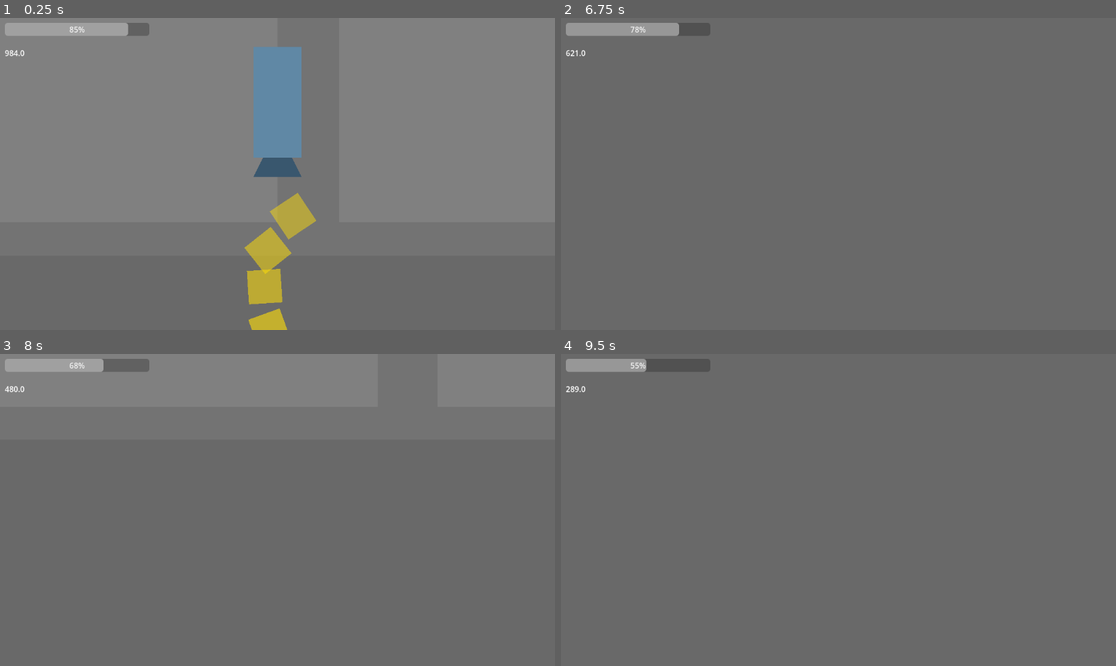
Above: before the commit, frames 1-4 (two rows, left to right).
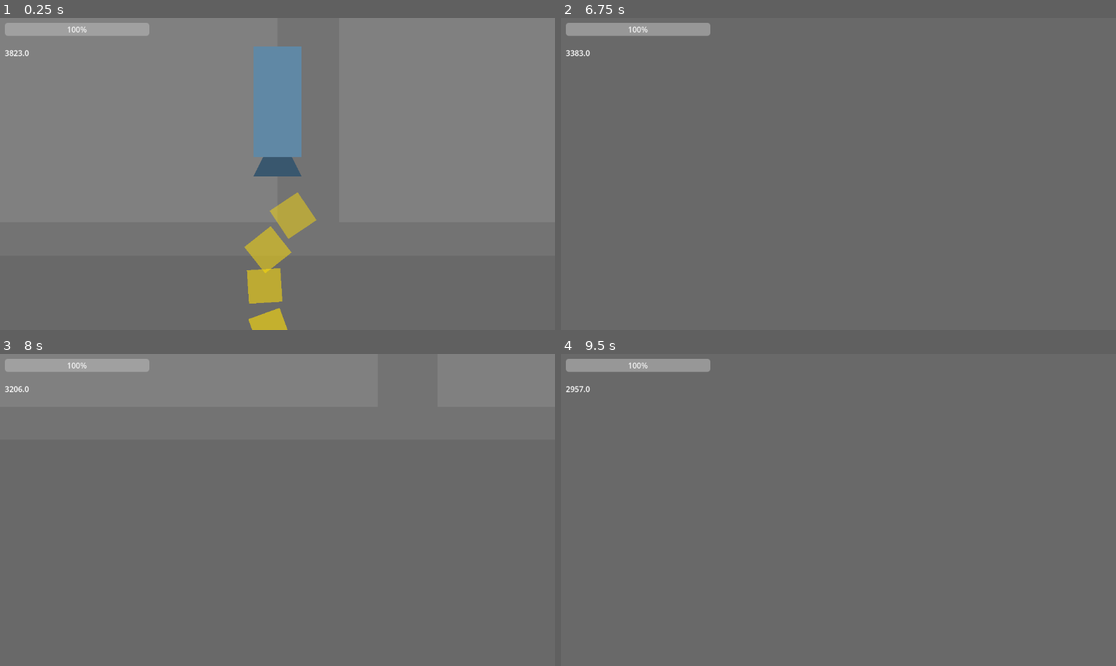
Above: after the commit, the same moments.

Repository: NattHerman/control
Game: Godot game, scene res://main.tscn
Same seed, same stepped clock (60 frames per second), same inputs: the game is played once before the commit and once after it. The engine's default icon, where the game draws it, is replaced by a stand-in: a white triangle on a blue panel in a dark square.
Inputs (mouse positions are in pixels of both pictures, inside the frame that each line leads up to):
- Up to frame 1 (0.25 s): no input
- Up to frame 2 (6.75 s): move the mouse to (960, 158) at 0.52 s; hold D (pan_right) 0.53-1.28 s; hold Shift (pan_speed_increase) 0.53-1.28 s; move the mouse to (727, 189) at 1.27 s; hold S (pan_down) 1.28-2.03 s; tap Mouse wheel up (zoom_in) at 1.35, 5.85 s; move the mouse to (894, 105) at 2.02 s; hold D (pan_right) 2.03-2.78 s; hold Mouse wheel down (zoom_out) 2.03-2.78 s; tap Enter at 2.75, 5 s; move the mouse to (810, 236) at 2.77 s; hold W (pan_up) 2.78-3.53 s; tap Shift (pan_speed_increase) at 2.85 s; move the mouse to (1005, 220) at 3.52 s; hold Mouse wheel up (zoom_in) 3.53-4.28 s; hold A (pan_left) 3.53-5.03 s; tap Space at 4.25 s; move the mouse to (672, 127) at 4.27 s; tap Mouse wheel down (zoom_out) at 4.35 s; move the mouse to (866, 174) at 5.02 s; hold S (pan_down) 5.03-5.78 s; hold Shift (pan_speed_increase) 5.03-5.78 s; move the mouse to (755, 96) at 5.77 s; hold D (pan_right) 5.78-6.53 s; move the mouse to (960, 158) at 6.52 s; hold W (pan_up) from 6.53 s (still down); hold Mouse wheel down (zoom_out) from 6.53 s (still down)
- Up to frame 3 (8 s): tap Space at 7.25 s; move the mouse to (166, 525) at 7.27 s; release W (pan_up) at 7.28 s; release Mouse wheel down (zoom_out) at 7.28 s; hold D (pan_right) from 7.28 s (still down); tap Shift (pan_speed_increase) at 7.35 s
- Up to frame 4 (9.5 s): tap Enter at 8 s; move the mouse to (894, 441) at 8.02 s; release D (pan_right) at 8.03 s; hold S (pan_down) 8.03-8.78 s; hold Mouse wheel up (zoom_in) 8.03-8.78 s; tap Space at 8.75 s; move the mouse to (810, 572) at 8.77 s; hold A (pan_left) from 8.78 s (still down); tap Mouse wheel down (zoom_out) at 8.85 s

The runs differ from the first frame. In frame 1, 0.4% of the frame differs, in the area x 0-58%, y 1-100%; in frame 2, 0.3%; in frame 3, 0.4%; in frame 4, 0.6%, in the area x 1-27%, y 1-13%.

Commit message:
Add drag force and log speed and position

Diff:
--- a/rocket/rocket.gd
+++ b/rocket/rocket.gd
@@ -5,9 +5,10 @@
 @export var Ki: float = 0.0
 @export var Kd: float = 0.0
 
-var pid_controller = PIDController.new()
+var pid_controller := PIDController.new()
+var reference: float = 1280*3
 
-var reference: float = 1000
+var drag_coefficient = 0.5 # going off vibes
 
 @onready var main_thruster = $MainThruster
 
@@ -28,3 +29,12 @@
 	var u = pid_controller.control(error, delta)
 
 	main_thruster.set_thrust(u)
+
+	var drag = linear_velocity.length_squared() * drag_coefficient
+	apply_force(-linear_velocity.normalized() * drag)
+
+	ui_values.speed = linear_velocity.length()
+	ui_values.positon_list.append(Vector2(
+		Time.get_ticks_msec() * 0.001 * Engine.time_scale,
+		position.y * 0.01
+	))
